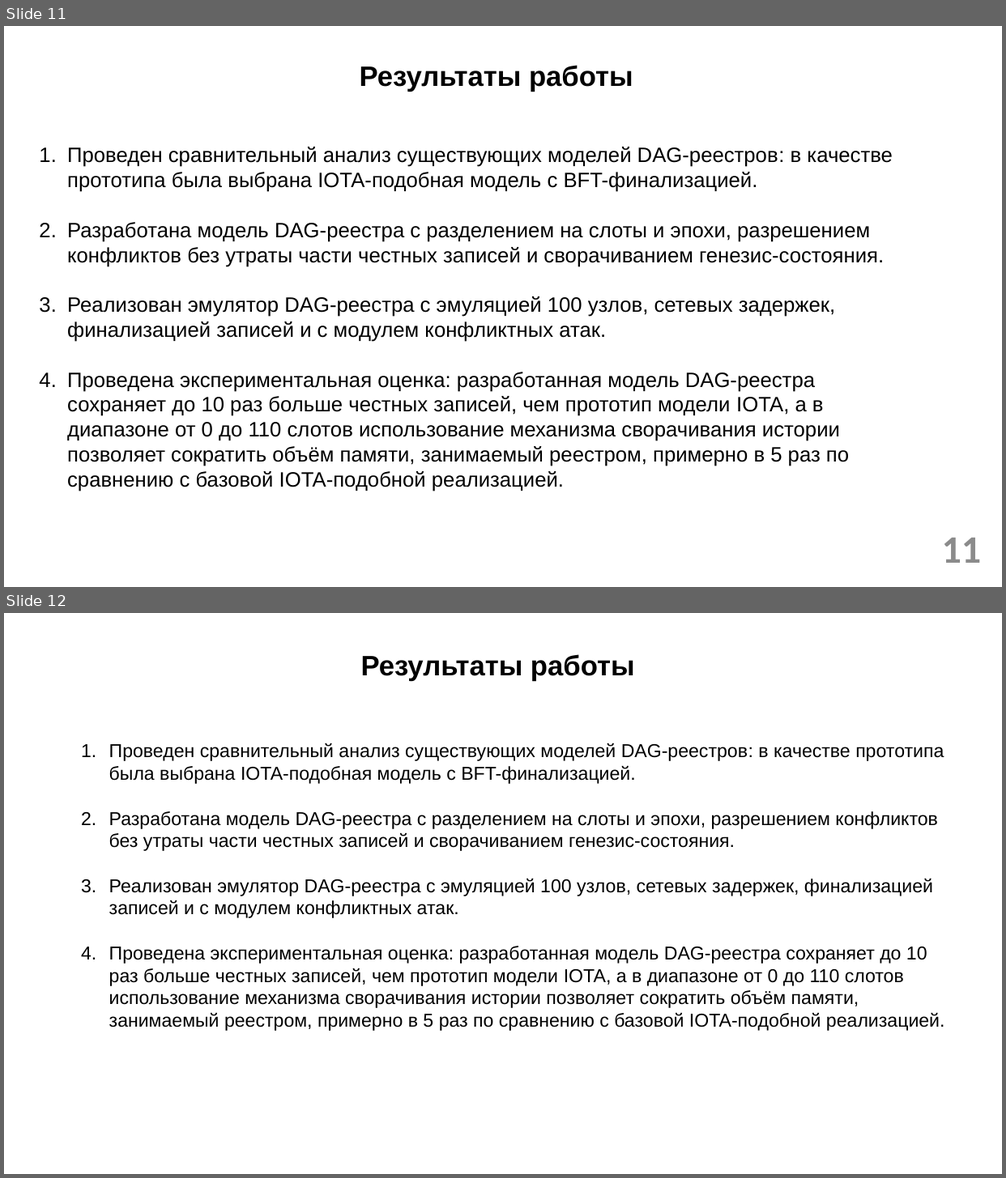
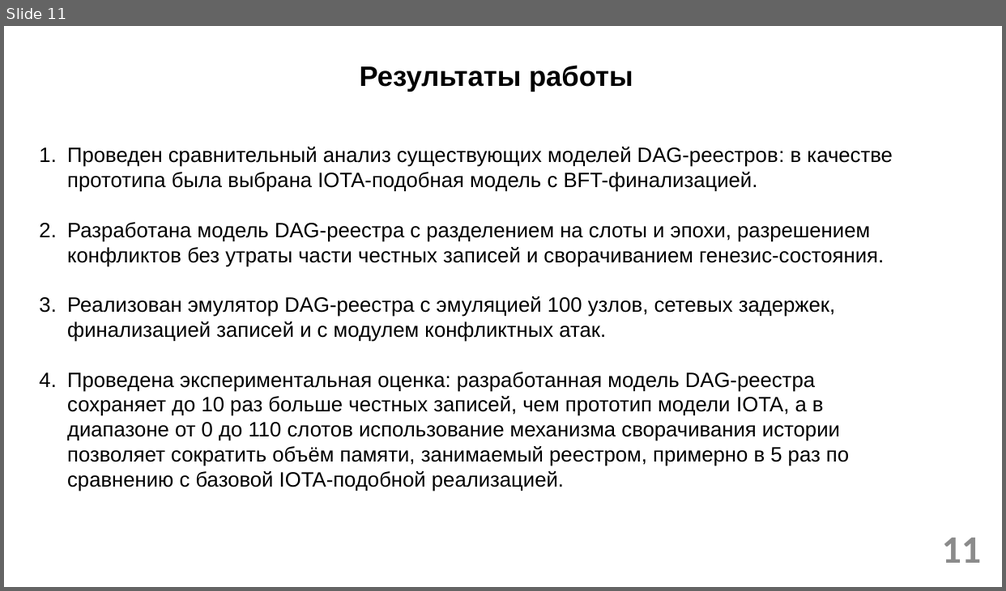
Before and after one commit to ub3r123/My_model, a slide deck: Презентация1.pptx. Shown one above the other, each under a label of ours: slides 11 and 12 before the commit, slide 11 after it. The pictures are 1006x1178 and 1006x591 pixels, drawn with LibreOffice and Linux fonts; fonts in the diff are those of the drawing; background and template pictures are left out. Boxes give left, top, right and bottom in pixels: in the first picture for what was removed or moved away, otherwise in the second. Text is boxed around its words. In the diff, an @@ line names an element or a change of style, - is before the commit and + after.

```diff
--- a/Презентация1.pptx
+++ b/Презентация1.pptx
@@ slide 12 removed at [4,613,1002,1174], background #FFFFFF @@
@@ title removed at [361,654,635,681] @@
-Результаты работы
@@ text removed at [109,743,945,1031] @@
-1. Проведен сравнительный анализ существующих моделей DAG-реестров: в качестве прототипа была выбрана IOTA-подобная модель с BFT-финализацией.
-2. Разработана модель DAG-реестра с разделением на слоты и эпохи, разрешением конфликтов без утраты части честных записей и сворачиванием генезис-состояния.
-3. Реализован эмулятор DAG-реестра с эмуляцией 100 узлов, сетевых задержек, финализацией записей и с модулем конфликтных атак.
-4. Проведена экспериментальная оценка: разработанная модель DAG-реестра сохраняет до 10 раз больше честных записей, чем прототип модели IOTA, а в диапазоне от 0 до 110 слотов использование механизма сворачивания истории позволяет сократить объём памяти, занимаемый реестром, примерно в 5 раз по сравнению с базовой IOTA-подобной реализацией.
```
Also in this commit, not shown: 3 other slides removed, 1 other file.
